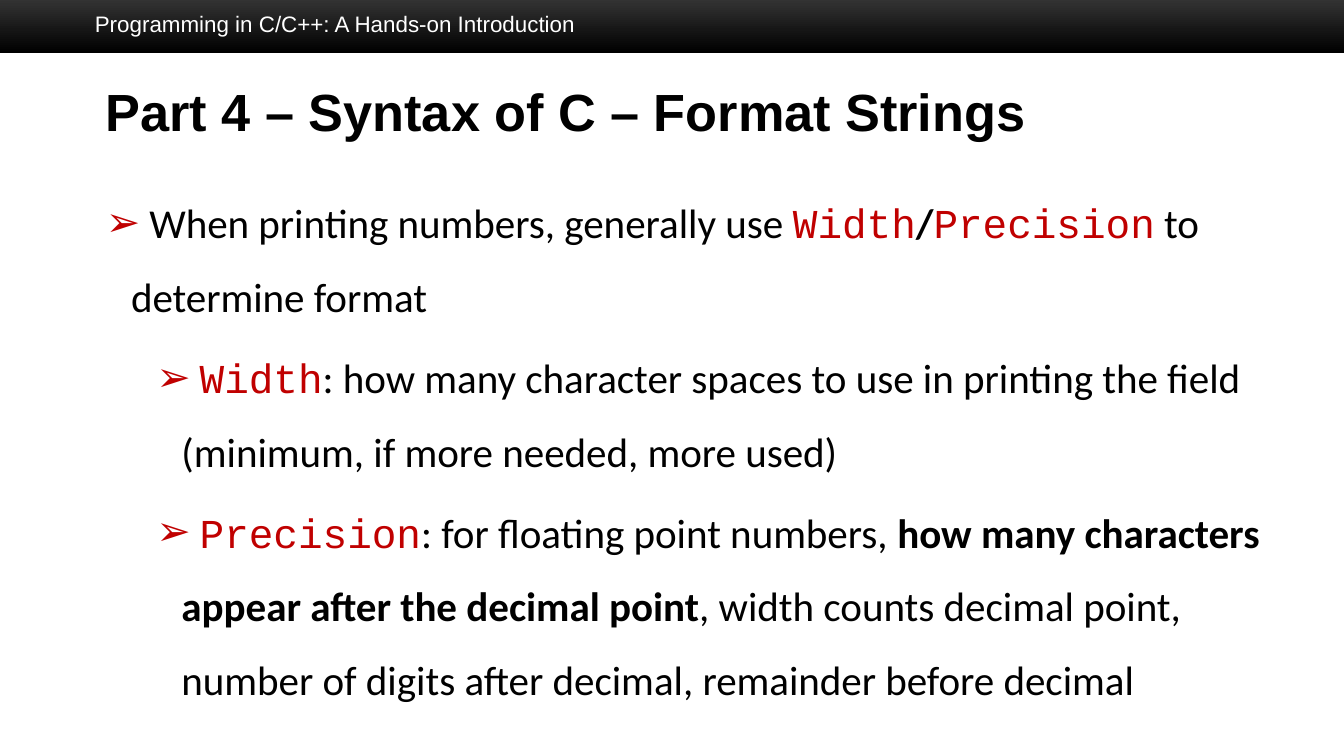
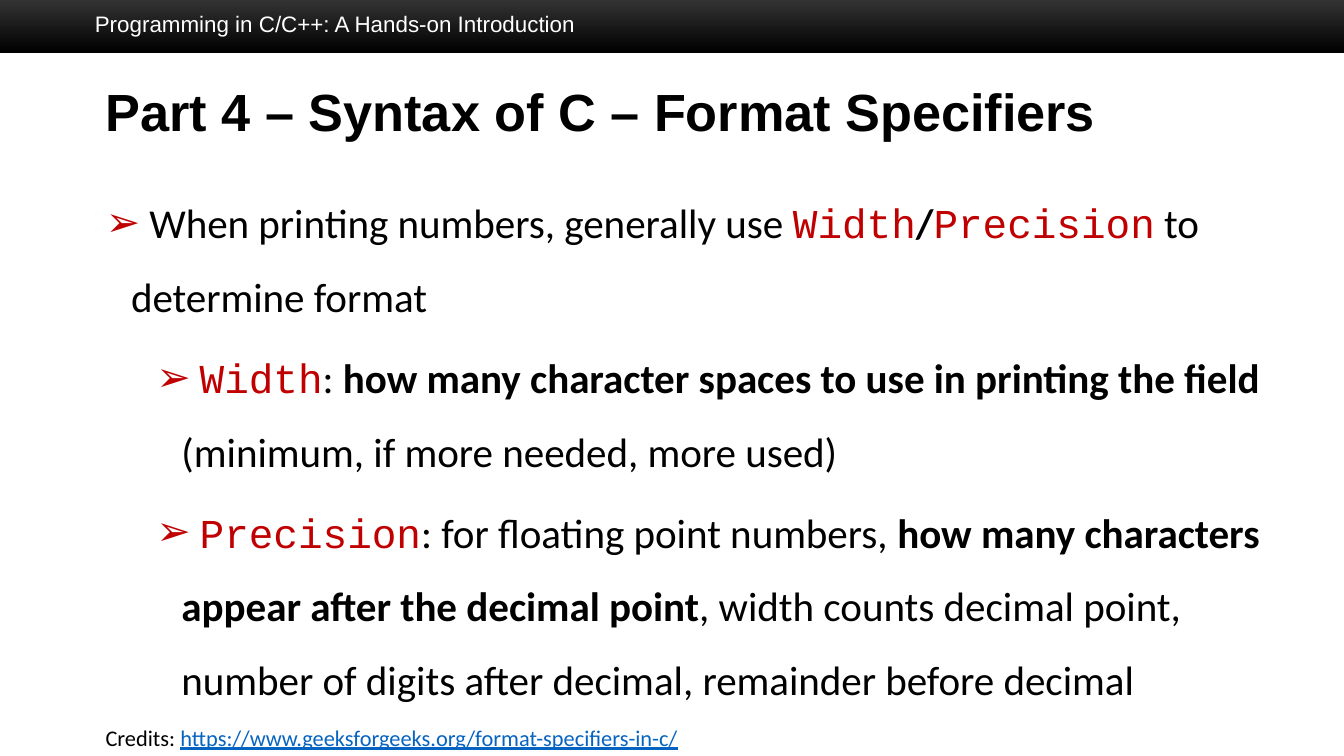
Before and after one commit to SuperBruceJia/SuperBruceJia.github.io, a slide deck: slide 35 of teaching/BU-Spring-2025-ECE327-Introduction-to-Software-Engineering/EC327-Lab-Session-2.pptx. Drawn at 1344x756 pixels with LibreOffice and Linux fonts; fonts in the diff are those of the drawing; background and template pictures are left out. Boxes give left, top, right and bottom in pixels: in the first picture for what was removed or moved away, otherwise in the second. Text is boxed around its words. In the diff, an @@ line names an element or a change of style, - is before the commit and + after.

```diff
--- a/teaching/BU-Spring-2025-ECE327-Introduction-to-Software-Engineering/EC327-Lab-Session-2.pptx
+++ b/teaching/BU-Spring-2025-ECE327-Introduction-to-Software-Engineering/EC327-Lab-Session-2.pptx
@@ title at (106,93,1095,142): text changed @@
-Part 4 – Syntax of C – Format Strings
+Part 4 – Syntax of C – Format Specifiers
@@ text at (181,363,1259,473): bold on in "how many character spaces to use in ..." @@
@@ text added at (106,730,677,750), 12 pt, text #0563C1, underline @@
+Credits: https://www.geeksforgeeks.org/format-specifiers-in-c/
```
Also in this commit, not shown: 14 other slides changed, 1 other file.
